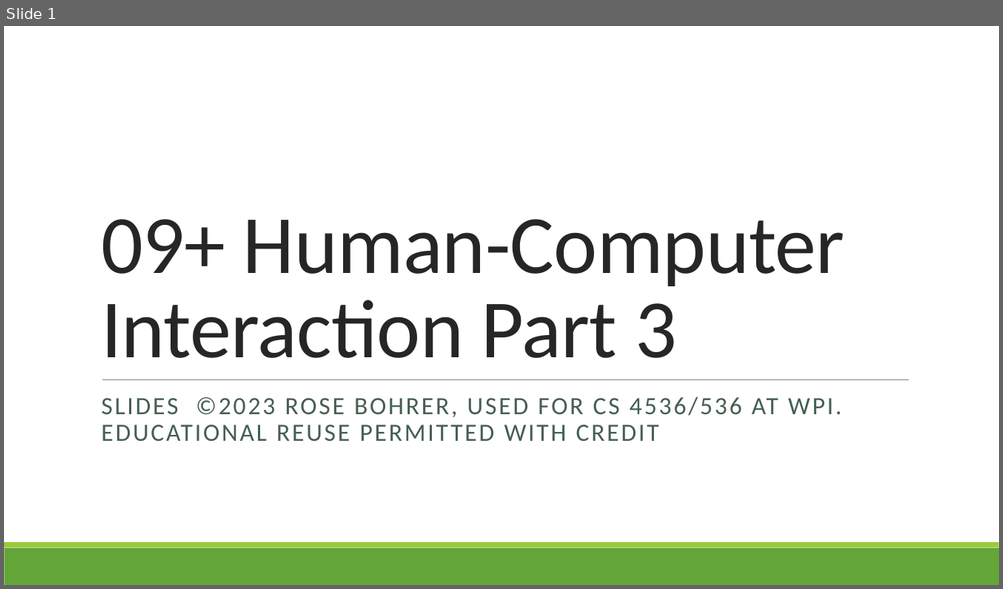
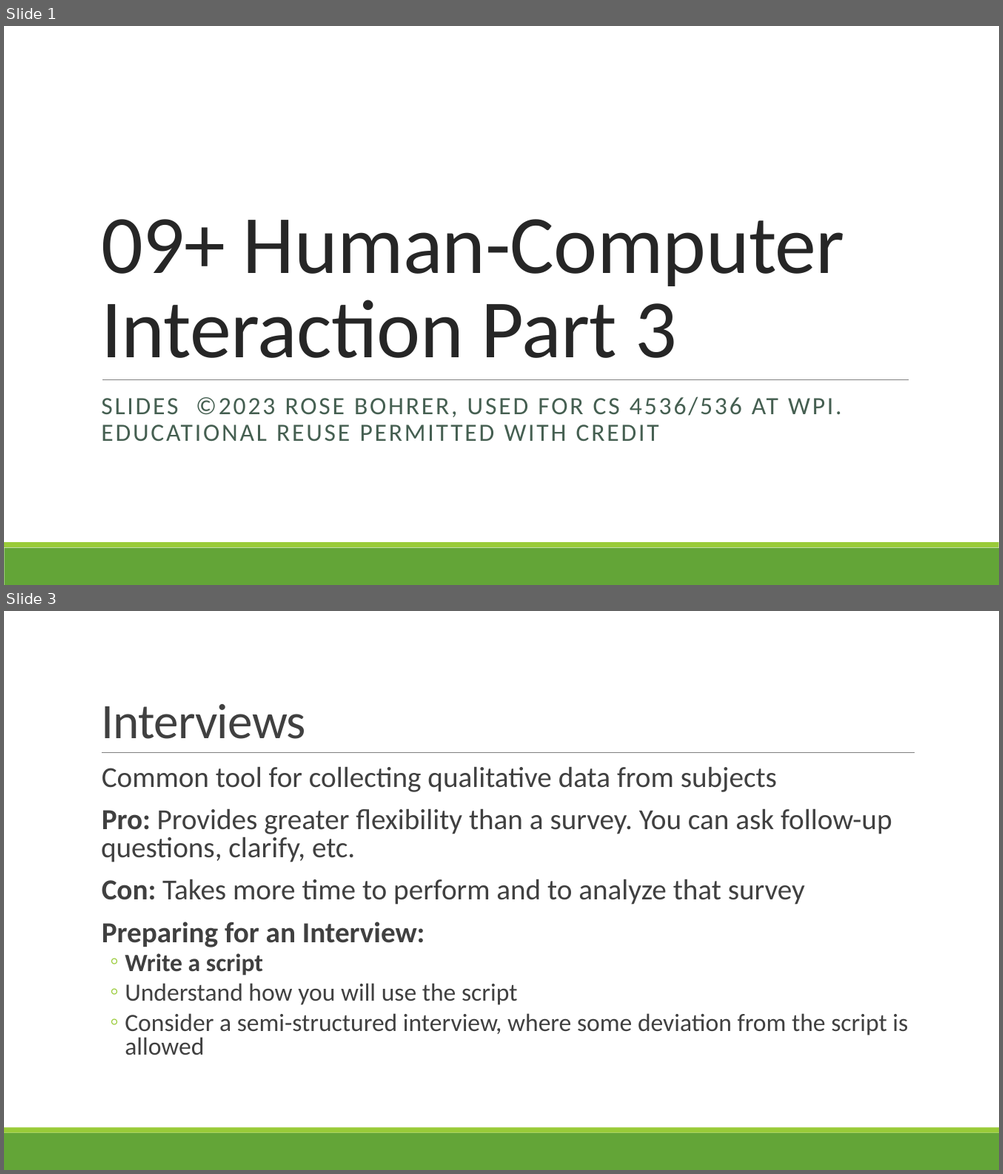
Before and after one commit to rbohrer/pl-course, a slide deck: LectureSlides/09Design3.pptx. Shown one above the other, each under a label of ours: slide 1 before the commit, slides 1 and 3 after it; the slides between them are not shown. The pictures are 1003x589 and 1003x1174 pixels, drawn with LibreOffice and Linux fonts; fonts in the diff are those of the drawing. Boxes give left, top, right and bottom in pixels: in the first picture for what was removed or moved away, otherwise in the second. Text is boxed around its words. In the diff, an @@ line names an element or a change of style, - is before the commit and + after.

```diff
--- a/LectureSlides/09Design3.pptx
+++ b/LectureSlides/09Design3.pptx
@@ slide 3 added at bbox=[4, 611, 999, 1170], background #FFFFFF; not listed: 2 template elements that a slide beside it also shows @@
@@ title added at bbox=[101, 704, 306, 739], 48 pt, text #404040 @@
+Interviews
@@ line added from (102, 753) to (915, 753), #808080 0.5 pt @@
@@ text added at bbox=[101, 766, 908, 1056], 28 pt, text #404040 @@
+  Common tool for collecting qualitative data from subjects
+  Pro: Provides greater flexibility than a survey. You can ask follow-up questions, clarify, etc.
+  Con: Takes more time to perform and to analyze that survey
+  Preparing for an Interview:
+  ◦ Write a script
+  ◦ Understand how you will use the script
+  ◦ Consider a semi-structured interview, where some deviation from the script is allowed
```
Also in this commit, not shown: 10 other slides added.
